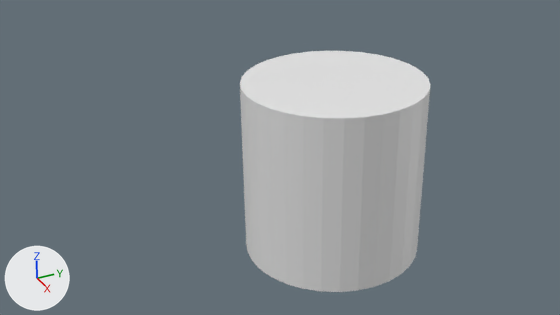
A saved change to the Blender file proyecto.blend.
One viewpoint serves both versions: the file's camera 'Camera'. Arrows for +X, +Y and +Z are at lower left; the lights stay in place.

The first picture shows 'Cilindro'.
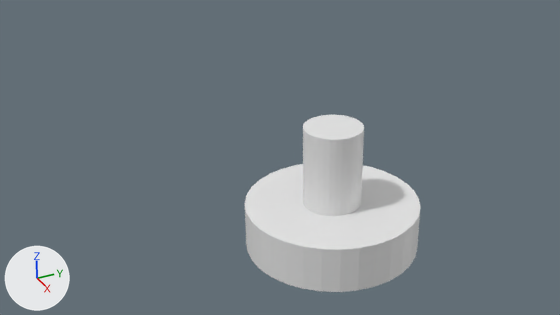
The newer file is also rescaled (x0.75), turned or shifted as a whole; pictures and numbers use the older file's frame.

Diff of the bpy script that builds the scene:
```diff
--- a/proyecto.blend.py
+++ b/proyecto.blend.py
@@ ob_cilindro @@
 ob_cilindro = bpy.data.objects.new('Cilindro', me_cylinder_002)
-ob_cilindro.location = (-0.025, 0.064, 0.503)
+ob_cilindro.location = (-0.025, 0.064, -0.23)
+ob_cilindro.rotation_euler = (-0.000796, -3.142, 0.0)  # degrees (0, -180, 0)
+ob_cilindro.scale = (1.0, 1.0, 0.267)
@@ ob_cilindro2 @@
+ob_cilindro2 = bpy.data.objects.new('Cilindro2', me_cylinder_002.copy())  # the mesh of ob_cilindro
+ob_cilindro2.location = (-0.025, 0.064, 0.437)
+ob_cilindro2.rotation_euler = (-0.000796, -3.142, 0.0)  # degrees (0, -180, 0)
+ob_cilindro2.scale = (0.333, 0.333, 0.533)
```

Where the change shows, as pixel boxes (x1, y1, x2, y2) in the pictures (560 x 315 px):
'Cilindro', moved, turned, rescaled
    before: (240, 51, 430, 292)
    after: (245, 164, 421, 292)
'Cilindro2', added
    after: (303, 115, 364, 216)
